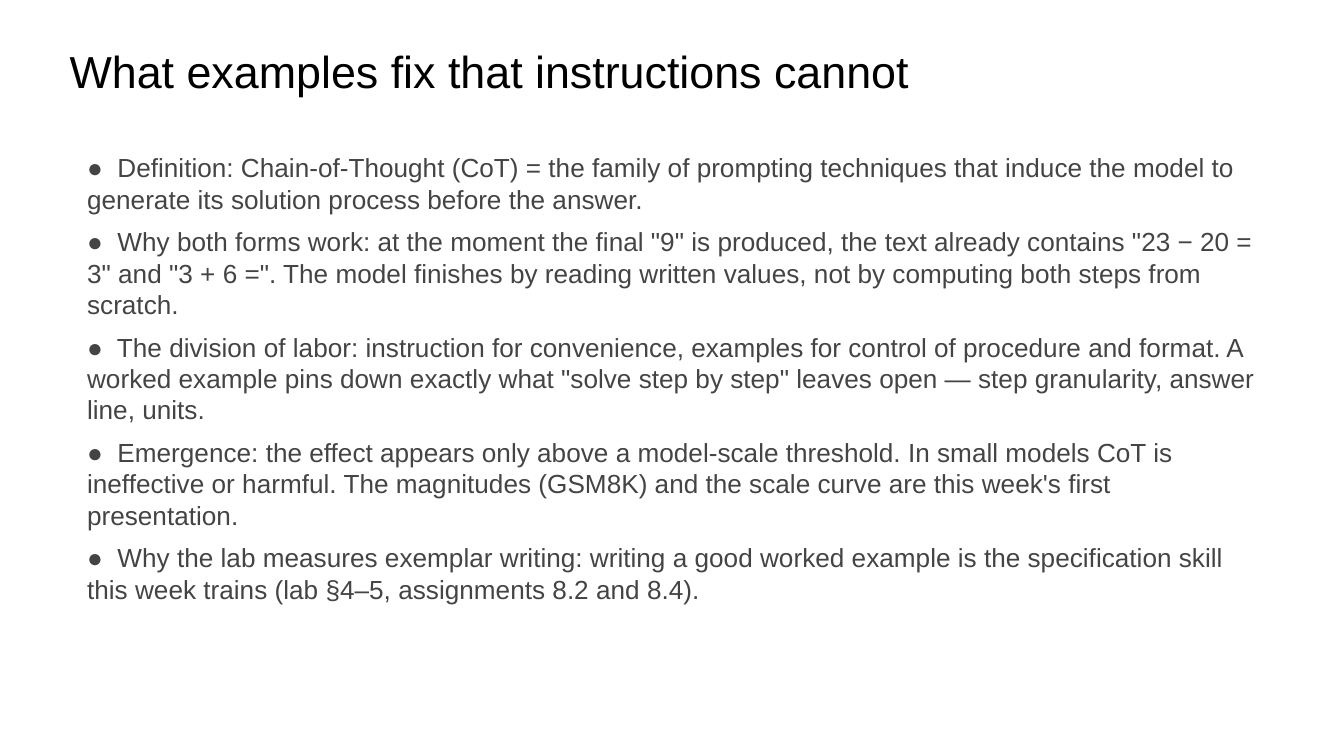
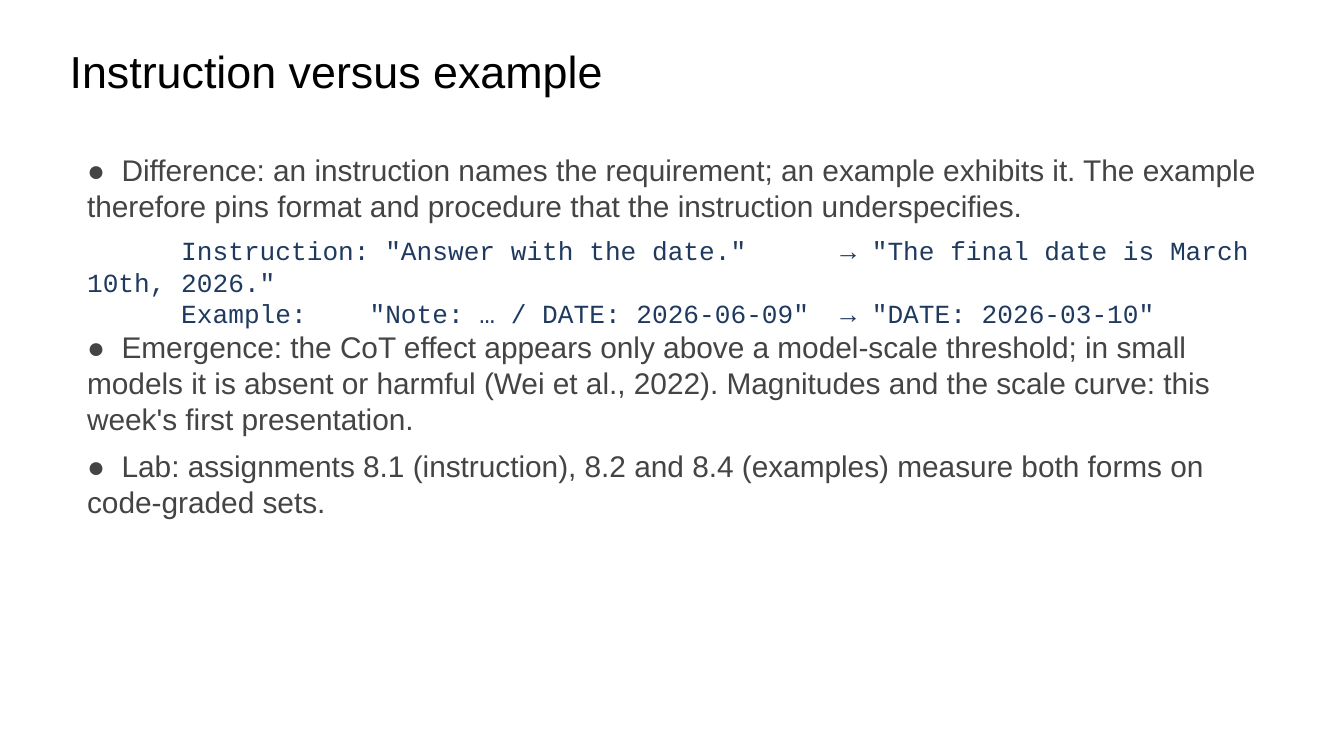
Before and after one commit to ralbu85/stml_2026, a slide deck: slide 17 of lectures/week02/slides-draft-w2.pptx. Drawn at 1344x756 pixels with LibreOffice and Linux fonts; fonts in the diff are those of the drawing. Boxes give left, top, right and bottom in pixels: in the first picture for what was removed or moved away, otherwise in the second. Text is boxed around its words. In the diff, an @@ line names an element or a change of style, - is before the commit and + after.

```diff
--- a/lectures/week02/slides-draft-w2.pptx
+++ b/lectures/week02/slides-draft-w2.pptx
@@ text at (70, 55, 602, 97): text changed @@
-What examples fix that instructions cannot
+Instruction versus example
@@ text at (87, 159, 1256, 518): text changed; size 14 to 16 pt @@
-● Definition: Chain-of-Thought (CoT) = the family of prompting techniques that induce the model to generate its solution process before the answer.
-● Why both forms work: at the moment the final "9" is produced, the text already contains "23 − 20 = 3" and "3 + 6 =". The model finishes by reading written values, not by computing both steps from scratch.
-● The division of labor: instruction for convenience, examples for control of procedure and format. A worked example pins down exactly what "solve step by step" leaves open — step granularity, answer line, units.
-● Emergence: the effect appears only above a model-scale threshold. In small models CoT is ineffective or harmful. The magnitudes (GSM8K) and the scale curve are this week's first presentation.
-● Why the lab measures exemplar writing: writing a good worked example is the specification skill this week trains (lab §4–5, assignments 8.2 and 8.4).
+● Difference: an instruction names the requirement; an example exhibits it. The example therefore pins format and procedure that the instruction underspecifies.
+Instruction: "Answer with the date." → "The final date is March 10th, 2026."
+Example: "Note: … / DATE: 2026-06-09" → "DATE: 2026-03-10"
+● Emergence: the CoT effect appears only above a model-scale threshold; in small models it is absent or harmful (Wei et al., 2022). Magnitudes and the scale curve: this week's first presentation.
+● Lab: assignments 8.1 (instruction), 8.2 and 8.4 (examples) measure both forms on code-graded sets.
```
Also in this commit, not shown: 23 other slides changed, 2 slides added, 2 slides removed, 1 other file.
